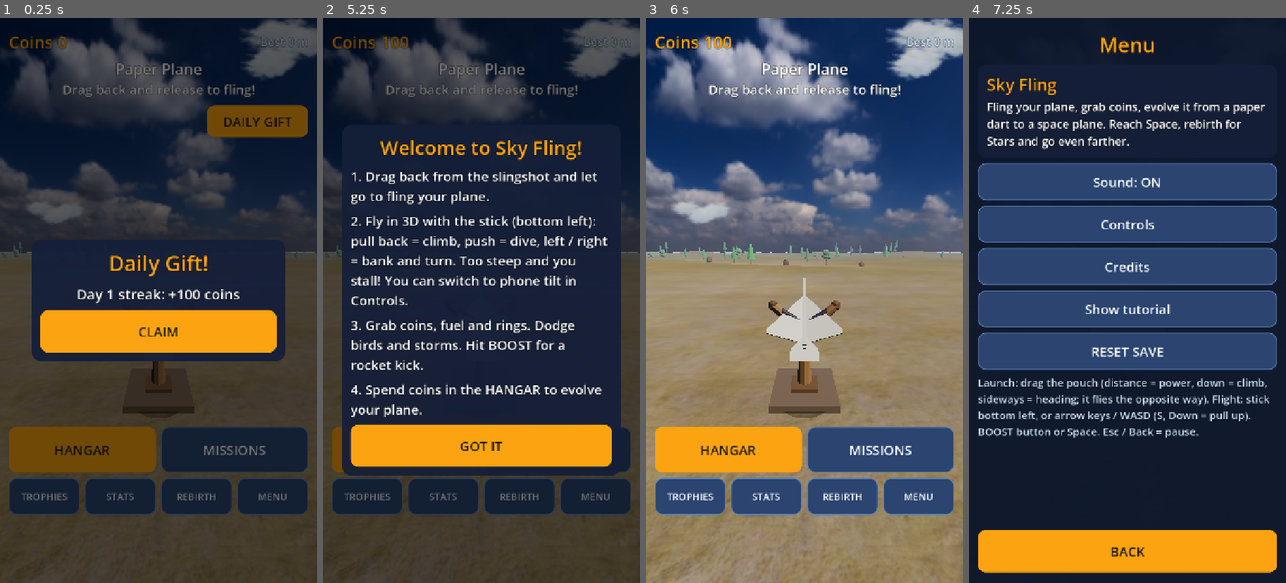
Above: before the commit, frames 1-4 (left to right).
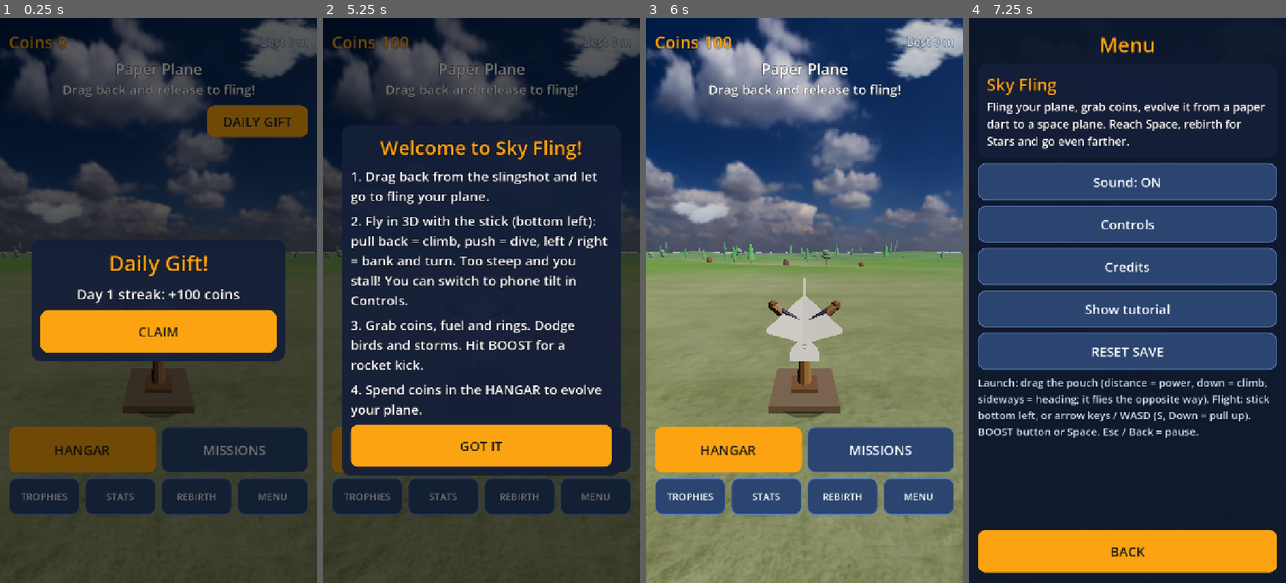
Above: after the commit, the same moments.

Repository: nsumia/sky-fling
Game: Godot game, scene res://scenes/main.tscn
Same seed, same stepped clock (60 frames per second), same inputs: the game is played once before the commit and once after it.
Inputs:
- Up to frame 1 (0.25 s): no input
- Up to frame 2 (5.25 s): click "HANGAR" at 0.5 s; click "MISSIONS" at 1.25 s; click "TROPHIES" at 2 s; click "STATS" at 2.75 s; click "REBIRTH" at 3.5 s; click "DAILY GIFT" at 4.25 s; click "CLAIM" at 5 s
- Up to frame 3 (6 s): click "GOT IT" at 5.75 s
- Up to frame 4 (7.25 s): click "MENU" at 6.5 s

The runs differ from the first frame. In frame 3, 4.0% of the frame differs, in the area x 0-100%, y 39-68%; in frame 4, less than 0.1%.

Commit message:
wip: review fixes - compat renderer, speed lines, hangar, green ground, subtle add-ons, paper/balsa PBR, smoke trail, tests

Diff:
--- a/project.godot
+++ b/project.godot
@@ -4,7 +4,7 @@
 
 config/name="Sky Fling"
 run/main_scene="res://scenes/main.tscn"
-config/features=PackedStringArray("4.7", "Mobile")
+config/features=PackedStringArray("4.7", "GL Compatibility")
 config/icon="res://icon.svg"
 config/quit_on_go_back=false
 
@@ -25,7 +25,7 @@
 
 [rendering]
 
-renderer/rendering_method="mobile"
-renderer/rendering_method.mobile="mobile"
+renderer/rendering_method="gl_compatibility"
+renderer/rendering_method.mobile="gl_compatibility"
 textures/vram_compression/import_etc2_astc=true
 anti_aliasing/quality/msaa_3d=1
--- a/scripts/core/credits.gd
+++ b/scripts/core/credits.gd
@@ -2,7 +2,7 @@
 ## Credits text. CC-BY 3.0 attributions are mandatory (the asset test checks every CC-BY row of ASSETS.md appears here).
 const CC_BY := [
 	["Airplane (biplane)", "Poly by Google", "https://poly.pizza/m/8VysVKMXN2J"],
-	["Small Airplane", "Vojtech Balak", "https://poly.pizza/m/7cvx6ex-xfL"],
+	["Small Airplane", "Vojtěch Balák", "https://poly.pizza/m/7cvx6ex-xfL"],
 	["Jet", "jeremy", "https://poly.pizza/m/6fyLMORhgGK"],
 ]
 const CC0 := "Skies and terrain textures: Poly Haven (polyhaven.com), CC0. Models: Quaternius and Kenney (via Poly Pizza), CC0."
--- a/scripts/game/main.gd
+++ b/scripts/game/main.gd
@@ -384,6 +384,7 @@
 	return out
 
 func to_launch() -> void:
+	clear_celebrate()
 	_close_modal()
 	state = "launch"
 	flight = null
@@ -404,6 +405,7 @@
 	refresh_launch()
 
 func open_hangar() -> void:
+	clear_celebrate()
 	state = "hangar"
 	wv.mode = "hangar"
 	wv.pull = Vector2.ZERO
@@ -412,6 +414,7 @@
 	_build_hangar()
 
 func start_flight(pull_frac: float, angle: float, yaw := 0.0) -> void:
+	clear_celebrate()
 	_close_modal()
 	var st: Dictionary = Econ.stats_for(d)
 	flight = Flight.new(st, d["seed_ctr"], pull_frac, angle, yaw)
@@ -844,6 +847,12 @@
 		if an.size() > 0:
 			save_now()
 
+func clear_celebrate() -> void:
+	for c in ui.get_children():
+		if c.name == "Celebrate":
+			c.queue_free()
+			ui.remove_child(c)
+
 func celebrate(text: String) -> void:
 	play("evolve")
 	if state == "hangar":
@@ -1092,11 +1101,11 @@
 		var ty: float = f.y - fw.y * 1.8
 		var tz: float = f.z - fw.z * 1.8
 		if f.boosting:
-			wv.emit(tx, ty, -f.vx * 0.1, -f.vy * 0.1, 0.5, Color(0.6, 0.85, 1.0, 0.9), 0.7, 0.0, tz, -f.vz * 0.1)
+			wv.emit(tx, ty, -f.vx * 0.05, -f.vy * 0.05, 0.7, Color(0.75, 0.9, 1.0, 0.42), 0.34, 0.0, tz, -f.vz * 0.05)
 		elif f.thrusting:
-			wv.emit(tx, ty, -f.vx * 0.05, 1.0, 0.45, Color(1.0, 0.7, 0.2, 0.8), 0.45, 0.0, tz, -f.vz * 0.05)
+			wv.emit(tx, ty, -f.vx * 0.03, 0.6, 0.9, Color(0.85, 0.85, 0.88, 0.3), 0.2, 0.0, tz, -f.vz * 0.03)
 		else:
-			wv.emit(tx, ty, 0.0, 0.0, 0.8, Color(1, 1, 1, 0.35), 0.35, 0.0, tz, 0.0)
+			wv.emit(tx, ty, 0.0, 0.0, 0.9, Color(1, 1, 1, 0.14), 0.1, 0.0, tz, 0.0)
 
 func _flight_events() -> void:
 	var f = flight
--- a/scripts/game/mesh_builder.gd
+++ b/scripts/game/mesh_builder.gd
@@ -11,12 +11,62 @@
 var mns := PackedVector3Array()
 var mcs := PackedColorArray()
 var glow := false
+var solid_override: Material = null   # e.g. paper / balsa PBR material for the solid layer
 var metal := false      # third layer: PBR metal (engine nozzles, props, struts ...)
 var xf := Transform3D.IDENTITY
 
 static var _solid: StandardMaterial3D
 static var _glow: StandardMaterial3D
 static var _metal: StandardMaterial3D
+static var _paper: StandardMaterial3D
+static var _wood: StandardMaterial3D
+
+## paper: generated grain (ours), normal map from the same noise, two-sided, matte
+static func paper_mat() -> StandardMaterial3D:
+	if _paper == null:
+		var n := FastNoiseLite.new()
+		n.noise_type = FastNoiseLite.TYPE_SIMPLEX_SMOOTH
+		n.frequency = 0.09
+		n.fractal_octaves = 3
+		var img := n.get_seamless_image(256, 256)
+		var bump := img.duplicate()
+		bump.bump_map_to_normal_map(3.0)
+		img.adjust_bcs(0.0, 0.0, 1.0)
+		# pale grain between 0.86 and 1.0
+		for y in 256:
+			for x in 256:
+				var v := 0.86 + 0.14 * img.get_pixel(x, y).r
+				img.set_pixel(x, y, Color(v, v, v))
+		img.generate_mipmaps()
+		bump.generate_mipmaps()
+		_paper = StandardMaterial3D.new()
+		_paper.vertex_color_use_as_albedo = true
+		_paper.albedo_texture = ImageTexture.create_from_image(img)
+		_paper.normal_enabled = true
+		_paper.normal_texture = ImageTexture.create_from_image(bump)
+		_paper.normal_scale = 0.6
+		_paper.uv1_triplanar = true
+		_paper.uv1_scale = Vector3(0.9, 0.9, 0.9)
+		_paper.roughness = 0.88
+		_paper.metallic = 0.0
+		_paper.cull_mode = BaseMaterial3D.CULL_DISABLED
+		_paper.backlight_enabled = true
+		_paper.backlight = Color(0.35, 0.33, 0.3)
+	return _paper
+
+## balsa / plywood: Poly Haven plywood (CC0), triplanar so the code-built geometry needs no UVs
+static func wood_mat() -> StandardMaterial3D:
+	if _wood == null:
+		_wood = StandardMaterial3D.new()
+		_wood.vertex_color_use_as_albedo = true
+		_wood.albedo_texture = load("res://assets/tex/plywood/plywood_diff_1k.jpg")
+		_wood.normal_enabled = true
+		_wood.normal_texture = load("res://assets/tex/plywood/plywood_nor_gl_1k.jpg")
+		_wood.uv1_triplanar = true
+		_wood.uv1_scale = Vector3(0.7, 0.7, 0.7)
+		_wood.roughness = 0.6
+		_wood.metallic = 0.0
+	return _wood
 
 static func solid_mat() -> StandardMaterial3D:
 	if _solid == null:
@@ -50,6 +100,8 @@
 	_solid = null
 	_glow = null
 	_metal = null
+	_paper = null
+	_wood = null
 
 func is_empty() -> bool:
 	return vs.is_empty() and gvs.is_empty() and mvs.is_empty()
@@ -197,7 +249,7 @@
 		arr[Mesh.ARRAY_NORMAL] = ns
 		arr[Mesh.ARRAY_COLOR] = cs
 		m.add_surface_from_arrays(Mesh.PRIMITIVE_TRIANGLES, arr)
-		m.surface_set_material(m.get_surface_count() - 1, solid_mat())
+		m.surface_set_material(m.get_surface_count() - 1, solid_override if solid_override != null else solid_mat())
 	if not mvs.is_empty():
 		var arr3: Array = []
 		arr3.resize(Mesh.ARRAY_MAX)
--- a/scripts/game/plane3d.gd
+++ b/scripts/game/plane3d.gd
@@ -9,7 +9,7 @@
 const PARTS := ["body", "wings", "tail", "engine", "fuel", "booster", "gear"]
 const BODY_COL := [Color("f8f5ec"), Color("e9be7a"), Color("e63946"), Color("2f8fe8"), Color("d4dce6"), Color("ff6a2e"), Color("eef2ff")]
 const WING_COL := [Color("e3dece"), Color("f5dfa3"), Color("e85d22"), Color("e4e7ec"), Color("62798a"), Color("c9692b"), Color("d9dde3")]
-const ACC_COL := [Color("5aa9e6"), Color("d94f4f"), Color("1d3557"), Color("c8372d"), Color("ff9f1c"), Color("2bd4ff"), Color("39e6ff")]
+const ACC_COL := [Color("5aa9e6"), Color("d94f4f"), Color("1d3557"), Color("a8322a"), Color("3a8fa3"), Color("4f8ea8"), Color("6fa3b8")]
 const GLASS := Color("a8e0ff")
 const METAL := Color("aab4c0")
 const DARK := Color("2a2d36")
@@ -37,7 +37,7 @@
 		p["hl"] = float(info["hl"]) * sc
 		p["L"] = p["hl"] * 2.0
 		p["R"] = float(info["R"]) * sc
-		p["ext"] = 0.03 * float(p["wings"]) * float(info["s0"]) * sc
+		p["ext"] = 0.016 * float(p["wings"]) * float(info["s0"]) * sc
 		p["s"] = float(info["s0"]) * sc + p["ext"]
 	return p
 
@@ -48,6 +48,10 @@
 	root.set_meta("tier", P["tier"])
 	for part in PARTS:
 		var b := MB.new()
+		if P["tier"] == 0:
+			b.solid_override = MB.paper_mat()
+		elif P["tier"] == 1:
+			b.solid_override = MB.wood_mat()
 		var base: ArrayMesh = null
 		var model: bool = P["model"]
 		match part:
@@ -164,12 +168,12 @@
 			var C := Vector3(B.x - chord * 0.8, y, sg * (s0 + ext))
 			var D := Vector3(x0 + 0.02, y, sg * (s0 - 0.04))
 			b.slab([A, B, C, D], Vector3(0, th, 0), wc.darkened(0.03), wc.lightened(0.05))
-			if w >= 2:   # tip trim
-				b.slab([A.lerp(B, 0.82), B, C, D.lerp(C, 0.82)], Vector3(0, th * 1.3, 0), ac)
-			if w >= 4:   # stripe
-				b.slab([A.lerp(B, 0.42), A.lerp(B, 0.52), D.lerp(C, 0.52), D.lerp(C, 0.42)], Vector3(0, th * 1.3, 0), ac)
+			if w >= 2:   # thin tip trim
+				b.slab([A.lerp(B, 0.93), B, C, D.lerp(C, 0.93)], Vector3(0, th * 1.15, 0), ac)
+			if w >= 4:   # thin stripe
+				b.slab([A.lerp(B, 0.55), A.lerp(B, 0.6), D.lerp(C, 0.6), D.lerp(C, 0.55)], Vector3(0, th * 1.15, 0), ac)
 			if w >= 5:   # winglet
-				var h := 0.18 + 0.035 * w
+				var h := 0.10 + 0.02 * w
 				b.slab([B, C, C + Vector3(-0.12, h, 0), B + Vector3(-0.04, h, 0)], Vector3(0, 0, 0.04), wc)
 				b.slab([B + Vector3(-0.02, h * 0.55, 0), B + Vector3(-0.04, h, 0), C + Vector3(-0.12, h, 0), C + Vector3(-0.08, h * 0.55, 0)], Vector3(0, 0, 0.05), ac)
 			if w >= 8:   # glowing leading edge
@@ -194,10 +198,10 @@
 	if tl <= 0:
 		return
 	var th := 0.035 + 0.004 * tl
-	var ex := 0.09 * float(tl)
+	var ex := 0.045 * float(tl)
 	# horizontal stabiliser extensions (outboard of the existing tip), growing with the level
 	for sg in [-1.0, 1.0]:
-		var ch := 0.5 + 0.03 * tl
+		var ch := 0.4 + 0.02 * tl
 		var A := Vector3(xt + ch * 0.7, tail_y, sg * (sz - 0.03))
 		var B := Vector3(xt + ch * 0.45, tail_y, sg * (sz + ex))
 		var C := Vector3(xt - 0.1, tail_y, sg * (sz + ex))
@@ -209,8 +213,8 @@
 			var zf: float = sg * (sz + ex)
 			b.slab([Vector3(xt + ch * 0.45, tail_y, zf), Vector3(xt + 0.1, tail_y + 0.34, zf), Vector3(xt - 0.1, tail_y + 0.34, zf), Vector3(xt - 0.1, tail_y, zf)], Vector3(0, 0, th), wc)
 	# taller fin cap, then a ventral fin
-	var fh := 0.1 + 0.05 * tl
-	b.slab([Vector3(xt + 0.45, fin_top - 0.12, 0), Vector3(xt + 0.12, fin_top + fh, 0), Vector3(xt - 0.1, fin_top + fh, 0), Vector3(xt - 0.1, fin_top - 0.12, 0)], Vector3(0, 0, th * 1.4), ac)
+	var fh := 0.04 + 0.025 * tl
+	b.slab([Vector3(xt + 0.35, fin_top - 0.08, 0), Vector3(xt + 0.1, fin_top + fh, 0), Vector3(xt - 0.08, fin_top + fh, 0), Vector3(xt - 0.08, fin_top - 0.08, 0)], Vector3(0, 0, th * 1.2), ac.darkened(0.15))
 	if tl >= 3:
 		b.slab([Vector3(xt + 0.5, tail_y - 0.05, 0), Vector3(xt + 0.1, tail_y - 0.3 - 0.04 * tl, 0), Vector3(xt - 0.1, tail_y - 0.3 - 0.04 * tl, 0), Vector3(xt - 0.1, tail_y - 0.05, 0)], Vector3(0, 0, th), wc)
 	if tl >= 6:
@@ -566,7 +570,7 @@
 	var R: float = maxf(P["R"], 0.18)
 	var r := 0.09 + 0.022 * fu
 	var ln := 0.45 + 0.12 * fu
-	var col := Color("ffb703")
+	var col := Color("ffb703") if not P["model"] else Color("aeb8c2")
 	var ac: Color = P["ac"]
 	var zs := [0.0] if fu < 3 else [-r * 1.15 - 0.08, r * 1.15 + 0.08]
 	for z in zs:
--- a/scripts/game/terrain3d.gd
+++ b/scripts/game/terrain3d.gd
@@ -52,7 +52,7 @@
 	var zi2 := Terrain.zone_idx(x, z)
 	c[1] += smoothstep(1.8, -0.3, h) * 1.2                     # beaches and sea bed
 	if zi2 >= 4:
-		c[3] += smoothstep(9.0, 17.0, h) * 1.6                  # snow caps
+		c[3] += smoothstep(13.0, 24.0, h) * 1.6                  # snow caps
 		c[0] *= 1.0 - smoothstep(4.0, 9.0, h)
 	var s: float = c[0] + c[1] + c[2] + c[3]
 	return Color(c[0] / s, c[1] / s, c[2] / s, c[3] / s)
--- a/scripts/game/view3d.gd
+++ b/scripts/game/view3d.gd
@@ -196,7 +196,7 @@
 	env.fog_mode = Environment.FOG_MODE_EXPONENTIAL
 	env.fog_light_color = HOR_DAY
 	env.fog_density = 0.0016
-	env.fog_aerial_perspective = 0.55
+	env.fog_aerial_perspective = 0.2
 	env.fog_sky_affect = 0.0
 	we.environment = env
 	add_child(we)
@@ -274,8 +274,27 @@
 	speed_lines.cast_shadow = GeometryInstance3D.SHADOW_CASTING_SETTING_OFF
 	cam.add_child(speed_lines)
 	# particles, clouds, aim arc (one draw call each)
-	pmm = _make_mm(_ball_mesh(6, 3), 400, true)
+	var pq := QuadMesh.new()
+	pq.size = Vector2(2, 2)
+	pmm = _make_mm(pq, 400, true)
 	pmi = _mm_node(pmm, true, "Particles")
+	var pmat := pmi.material_override as StandardMaterial3D
+	pmat.billboard_mode = BaseMaterial3D.BILLBOARD_ENABLED
+	pmat.billboard_keep_scale = true
+	var gt := GradientTexture2D.new()
+	gt.fill = GradientTexture2D.FILL_RADIAL
+	gt.fill_from = Vector2(0.5, 0.5)
+	gt.fill_to = Vector2(1.0, 0.5)
+	gt.width = 64
+	gt.height = 64
+	var gr := Gradient.new()
+	gr.set_color(0, Color(1, 1, 1, 1))
+	gr.set_color(1, Color(1, 1, 1, 0))
+	gr.add_point(0.45, Color(1, 1, 1, 0.55))
+	gt.gradient = gr
+	pmat.albedo_texture = gt
+	pmat.no_depth_test = false
+	pmat.disable_receive_shadows = true
 	add_child(pmi)
 	var qm := QuadMesh.new()
 	qm.size = Vector2(1, 1)
@@ -536,8 +555,9 @@
 		for sg in [-1.0, 1.0]:
 			var wp: Vector3 = plane.global_transform * Vector3(tp.x, tp.y, tp.z * sg)
 			wv.emit(wp.x, wp.y, 0.0, 0.0, 0.6, Color(1, 1, 1, clampf((sp - 33.0) * 0.03, 0.0, 0.5)), 0.09, 0.0, wp.z, 0.0)
-	speed_lines.visible = boost > 0.0 and mode == "flight"
-	(speed_lines.material_override as ShaderMaterial).set_shader_parameter("amt", boost * 0.55)
+	var boost_on: bool = mode == "flight" and f != null and f.boosting
+	speed_lines.visible = boost_on
+	(speed_lines.material_override as ShaderMaterial).set_shader_parameter("amt", clampf(f.boost_t * 2.0, 0.0, 1.0) * 0.55 if boost_on else 0.0)
 	if mode != "hangar":
 		_sync_world(wv, tgt, f, mode, dt)
 	_update_sky(wv, mode, tgt.y)
@@ -626,9 +646,6 @@
 	if show_t > 0.0:
 		show_t -= dt
 		s *= 1.0 + 0.12 * sin(show_t * 9.0)
-		if int(show_t * 12.0) != int((show_t + dt) * 12.0):
-			var a := randf() * TAU
-			wv.burst(cos(a) * 2.5, 0.2 + sin(a) * 1.5, 5, [Color("ffe066"), Color("39e6ff"), Color("ff5dc8")][randi() % 3], 3.0, 0.9, -1.0)
 	plane.scale = Vector3.ONE * s
 	var fy := 0.2 + plane_ground - 0.1
 	stage_floor.position = Vector3(0, fy - 0.02, 0)
@@ -920,6 +937,8 @@
 
 # ------------------------------------------------------------------ particles
 func _update_particles(wv) -> void:
+	if last_mode == "hangar":
+		wv.particles.clear()
 	var n := 0
 	var cap := pmm.instance_count
 	for p in wv.particles:
@@ -928,7 +947,7 @@
 		var life: float = p["l"] / p["m"]
 		var c: Color = p["c"]
 		c.a *= clampf(life * 1.6, 0.0, 1.0)
-		var sz: float = maxf(0.05, p["s"] * (0.45 + 0.55 * life))
+		var sz: float = maxf(0.05, p["s"] * (1.5 - 0.9 * life))   # smoke puffs grow while they fade
 		pmm.set_instance_transform(n, Transform3D(Basis.from_scale(Vector3.ONE * sz), Vector3(p["x"], p["y"], p.get("z", 0.0))))
 		pmm.set_instance_color(n, c)
 		n += 1
@@ -963,7 +982,7 @@
 	var fogc := HOR_DAY.lerp(HOR_SET, sunset_mix).lerp(Color("203050"), a1 * 0.9).lerp(Color("04030c"), a2)
 	env.fog_enabled = true
 	env.fog_light_color = fogc
-	env.fog_density = (1.35 / (float(Terrain3D.LEVELS[2]["size"]) * 1.2)) * (1.0 - a2) * (1.0 - 0.6 * a1)
+	env.fog_density = (0.6 / (float(Terrain3D.LEVELS[2]["size"]) * 1.2)) * (1.0 - a2) * (1.0 - 0.6 * a1)
 	env.ambient_light_energy = lerpf(0.95, 0.35, a1) * (1.0 - 0.3 * a2)
 	var sd := SUN_DAY.lerp(SUN_SET, sunset_mix).normalized()
 	sun.look_at_from_position(Vector3.ZERO, -sd)
--- a/shaders/terrain.gdshader
+++ b/shaders/terrain.gdshader
@@ -34,15 +34,17 @@
 	w.a *= 1.0 - smoothstep(0.30, 0.55, slope);   // snow slides off steep slopes
 	w /= max(w.r + w.g + w.b + w.a, 0.001);
 	vec3 gc = two(grass_d, p);
+	float gl = dot(gc, vec3(0.3, 0.59, 0.11));
+	gc = mix(vec3(gl), gc, 0.35) * vec3(0.52, 1.0, 0.34) * 1.25;   // lush green instead of the dry khaki capture
 	vec3 sc = two(sand_d, p * 0.8);
-	vec3 rc = two(rock_d, p * 0.7);
+	vec3 rc = two(rock_d, p * 0.7) * 0.6;
 	vec3 nc = two(snow_d, p * 0.9);
 	vec3 col = gc * w.r + sc * w.g + rc * w.b + nc * w.a;
 	// macro variation so large areas do not look like one repeated texture
 	float m = texture(grass_d, wpos.xz * 0.004).g;
 	col *= 0.82 + 0.4 * m;
 	float far = smoothstep(260.0, 900.0, vdist);
-	vec3 avg = vec3(0.34, 0.40, 0.22) * w.r + vec3(0.62, 0.52, 0.36) * w.g + vec3(0.36, 0.33, 0.30) * w.b + vec3(0.9, 0.93, 0.97) * w.a;
+	vec3 avg = vec3(0.20, 0.42, 0.14) * w.r + vec3(0.62, 0.52, 0.36) * w.g + vec3(0.24, 0.22, 0.20) * w.b + vec3(0.9, 0.93, 0.97) * w.a;
 	col = mix(col, avg * (0.82 + 0.4 * m), far * 0.7);
 	col = mix(col, col * tint, tint_amt);
 	// normal detail (grass + rock), tangent frame = world x / z
--- /dev/null
+++ b/tests/visual.gd
@@ -0,0 +1,88 @@
+extends "res://tests/base.gd"
+## View behaviour checks: BOOST speed lines only while the boost burns, the "Evolved!" banner only on a real evolve (with the right tier
+## name, and never lingering into other screens), no stray particles in the hangar, renderer setting matches what is tested.
+const Cfg = preload("res://scripts/core/cfg.gd")
+var m
+
+func _initialize() -> void:
+	run.call_deferred()
+
+func tick(n: int) -> void:
+	for i in n:
+		m._process(1.0 / 60.0)
+
+func run() -> void:
+	check("project ships the gl_compatibility renderer", ProjectSettings.get_setting("rendering/renderer/rendering_method") == "gl_compatibility" and ProjectSettings.get_setting("rendering/renderer/rendering_method.mobile") == "gl_compatibility")
+	m = load("res://scenes/main.tscn").instantiate()
+	root.add_child(m)
+	await process_frame
+	await process_frame
+	m._close_modal()
+	m.d["levels"] = {"wings": 3, "tail": 2, "body": 2, "engine": 2, "fuel": 2, "booster": 3, "sling": 3, "gear": 1}
+	m.wv.levels = m.d["levels"]
+	m.start_flight(1.0, 0.7)
+	var f = m.flight
+	f.fuel = 1e9
+	var sl: MeshInstance3D = m.v3.speed_lines
+	tick(60)
+	check("no speed lines before any boost", not sl.visible)
+	var seen_on := false
+	var seen_off_after := false
+	m.boost_down = true
+	tick(10)
+	m.boost_down = false
+	var steps := 0
+	while steps < 900 and not f.done:
+		tick(1)
+		steps += 1
+		if f.boosting:
+			seen_on = seen_on or sl.visible
+			check("speed lines visible exactly while boosting", sl.visible)
+			if not sl.visible:
+				break
+		else:
+			if steps > 20 and f.boost_t <= 0.0:
+				check("no speed lines when the boost is over", not sl.visible)
+				seen_off_after = true
+				break
+	check("speed lines appeared while boosting", seen_on)
+	check("speed lines vanished after the boost", seen_off_after)
+	# banner: only on a real evolve, naming the new tier
+	m.to_launch()
+	m.d["coins"] = 1000000000
+	m.d["levels"] = {"wings": 3, "tail": 2, "body": 2, "engine": 2, "fuel": 2, "booster": 1, "sling": 3, "gear": 1}   # 16 levels = Biplane
+	m.wv.levels = m.d["levels"]
+	m.open_hangar()
+	tick(10)
+	check("opening the hangar shows no Evolved banner", m.ui.get_node_or_null("Celebrate") == null)
+	m._buy_part("gear")      # 17 levels: tier 3
+	await process_frame
+	var cel = m.ui.get_node_or_null("Celebrate")
+	var tier_now: int = Cfg.tier_of(m.d["levels"])
+	check("a real evolve shows the banner", cel != null and tier_now == 3)
+	check("the banner names the tier just reached (%s)" % Cfg.TIER_NAMES[tier_now], cel != null and String(cel.text).find(Cfg.TIER_NAMES[tier_now]) >= 0, str(cel.text if cel != null else "none"))
+	m.clear_celebrate()
+	await process_frame
+	var before := Cfg.tier_of(m.d["levels"])
+	m._buy_part("fuel")      # same tier
+	await process_frame
+	check("a purchase without an evolve shows no banner", Cfg.tier_of(m.d["levels"]) == before and m.ui.get_node_or_null("Celebrate") == null)
+	m._buy_part("wings")
+	m._buy_part("wings")
+	m._buy_part("engine")
+	m._buy_part("engine")
+	m._buy_part("engine")
+	m._buy_part("tail")
+	m._buy_part("tail")
+	m._buy_part("body")
+	m._buy_part("body")
+	await process_frame
+	m.to_launch()
+	m.open_hangar()
+	tick(30)
+	check("the banner does not linger when the hangar is reopened", m.ui.get_node_or_null("Celebrate") == null)
+	# hangar: no leftover flight particles
+	m.wv.emit(0.0, 1.0, 0.0, 0.0, 3.0, Color(1, 0, 1, 1), 0.3)
+	tick(5)
+	check("no particles drawn in the hangar", m.v3.pmm.visible_instance_count == 0, str(m.v3.pmm.visible_instance_count))
+	finish("VISUAL")
--- a/tools/shots.gd
+++ b/tools/shots.gd
@@ -53,10 +53,12 @@
 	m.wv.pull = Vector2.ZERO
 	m.start_flight(1.0, 0.75, 0.0)
 	fly_for(2.5)
+	await shot("flight_meadow")
 	m.boost_down = true
-	fly_for(0.6)
+	fly_for(0.5)
+	await shot("flight_boost")
 	m.boost_down = false
-	await shot("flight_meadow")
+	fly_for(2.5)
 	m.joy.vec = Vector2(1.0, 0.0)   # full stick right: a banking turn
 	fly_for(1.8)
 	await shot("flight_banking")
@@ -103,7 +105,22 @@
 	m._close_dialog()
 	m.d["levels"] = {"wings": 5, "tail": 4, "body": 3, "engine": 5, "fuel": 3, "booster": 3, "sling": 5, "gear": 3}
 	m.wv.levels = m.d["levels"]
+	m.clear_celebrate()
 	m.open_hangar()
 	fly_for(1.2)
 	await shot("hangar_jet")
+	m.clear_celebrate()
+	m.d["levels"] = {"wings": 8, "tail": 6, "body": 6, "engine": 8, "fuel": 6, "booster": 6, "sling": 8, "gear": 5}
+	m.wv.levels = m.d["levels"]
+	m.to_launch()
+	fly_for(1.0)
+	await shot("launch_spaceplane")
+	m.open_hangar()
+	fly_for(1.2)
+	await shot("hangar_spaceplane")
+	m.to_launch()
+	m.start_flight(1.0, 0.75, 0.0)
+	teleport(3300.0, 900.0, 80.0)
+	fly_for(2.5)
+	await shot("flight_spaceplane")
 	quit()
Binary file added: assets/tex/plywood/plywood_diff_1k.jpg
Not shown, added: assets/tex/plywood/plywood_diff_1k.jpg.import
Binary file added: assets/tex/plywood/plywood_nor_gl_1k.jpg
Not shown, added: assets/tex/plywood/plywood_nor_gl_1k.jpg.import
Binary file changed: docs/screenshots/credits.png
Binary file changed: docs/screenshots/evolved.png
Binary file changed: docs/screenshots/flight_banking.png
Binary file added: docs/screenshots/flight_boost.png
Binary file changed: docs/screenshots/flight_clouds.png
Binary file changed: docs/screenshots/flight_desert.png
Binary file changed: docs/screenshots/flight_meadow.png
Binary file changed: docs/screenshots/flight_mountains.png
(and 15 more such lines)
